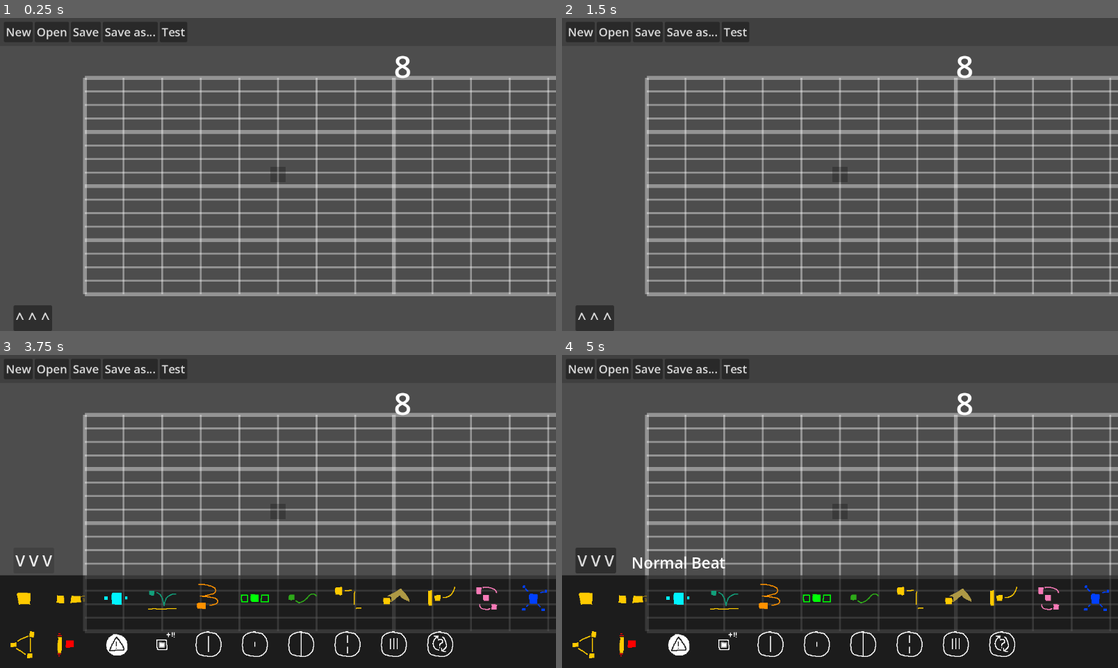
Above: before the commit, frames 1-4 (two rows, left to right).
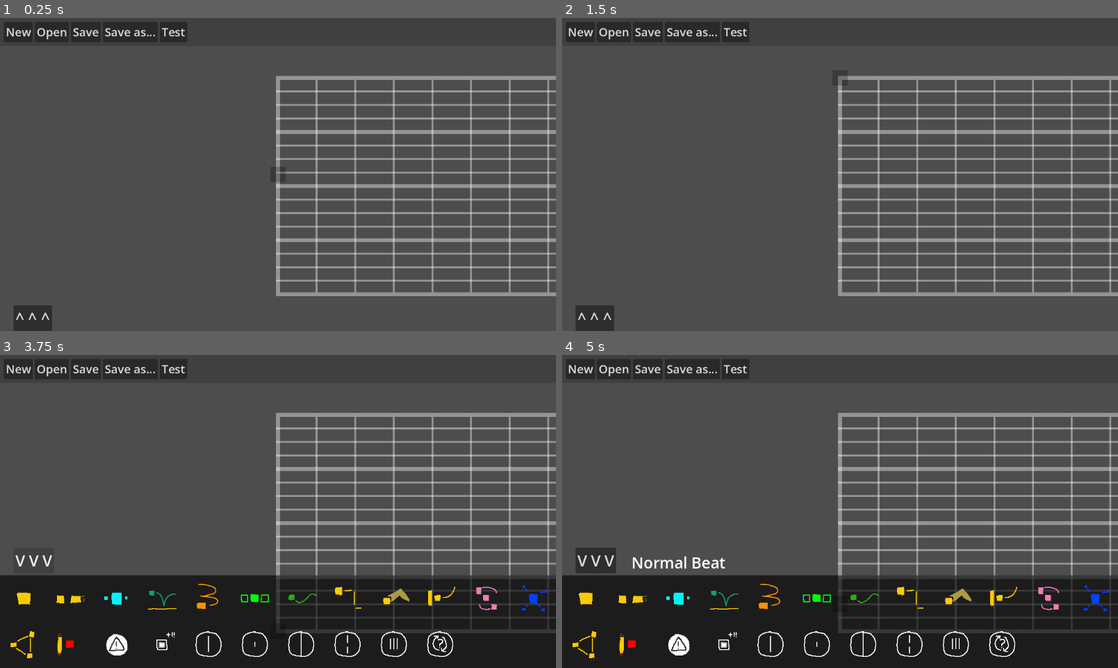
Above: after the commit, the same moments.

Repository: CE-Studio/TripMaker
Game: Godot game, scene res://scenes/editor_beat.tscn
Two runs of this game, one before a commit and one after it. Both use one fixed random seed, a clock stepped at 60 frames per second and the inputs below. Before the commit the project starts from res://scenes/editor.tscn.
Inputs (mouse positions are in pixels of both pictures, inside the frame that each line leads up to):
- Up to frame 1 (0.25 s): no input
- Up to frame 2 (1.5 s): click "New" at 0.5 s; click "New" at 1.25 s
- Up to frame 3 (3.75 s): click "Open" at 2 s; click "Test" at 2.75 s; click "^ ^ ^" at 3.5 s
- Up to frame 4 (5 s): click (584, 599) at 4.25 s

The runs differ from the first frame. In frame 1, 6.9% of the frame differs, in the area x 14-99%, y 12-89%; in frame 2, 6.9%; in frame 3, 6.3%; in frame 4, 6.3%.

Commit message:
Editor restructuring

Diff:
--- a/scenes/editor.tscn
+++ /dev/null
@@ -1,27 +0,0 @@
-[gd_scene format=3 uid="uid://chjflsmnmstq7"]
-
-[ext_resource type="PackedScene" uid="uid://c3658jgdn5hdi" path="res://scenes/editors/beat_editor_timeline.tscn" id="1_b1cmn"]
-[ext_resource type="Script" uid="uid://mmgaf8m2xuwp" path="res://scripts/editors/editor_scene.gd" id="1_ba0ut"]
-[ext_resource type="PackedScene" uid="uid://4oblnclak7h8" path="res://scenes/editors/editor_main.tscn" id="1_pxqd5"]
-[ext_resource type="PackedScene" uid="uid://b8rb76dje3i1f" path="res://scenes/editors/beat_build_panel_beat.tscn" id="3_q68jb"]
-
-[node name="EditorRoot" type="Node2D" unique_id=1580143505 node_paths=PackedStringArray("ui_main", "active_timeline", "camera")]
-script = ExtResource("1_ba0ut")
-ui_main = NodePath("UICanvasLayer/EditorMain")
-active_timeline = NodePath("BeatEditorTimeline")
-camera = NodePath("Camera2D")
-
-[node name="Camera2D" type="Camera2D" parent="." unique_id=1483603225]
-
-[node name="UICanvasLayer" type="CanvasLayer" parent="." unique_id=986144587]
-layer = 100
-
-[node name="EditorMain" parent="UICanvasLayer" unique_id=2036191018 node_paths=PackedStringArray("active_build_panel", "main_scene") instance=ExtResource("1_pxqd5")]
-active_build_panel = NodePath("BeatBuildPanel")
-main_scene = NodePath("../..")
-
-[node name="BeatBuildPanel" parent="UICanvasLayer/EditorMain" unique_id=211217856 instance=ExtResource("3_q68jb")]
-layout_mode = 1
-
-[node name="BeatEditorTimeline" parent="." unique_id=182580332 node_paths=PackedStringArray("main_editor") instance=ExtResource("1_b1cmn")]
-main_editor = NodePath("..")
--- /dev/null
+++ b/scenes/editor_beat.tscn
@@ -0,0 +1,31 @@
+[gd_scene format=3 uid="uid://chjflsmnmstq7"]
+
+[ext_resource type="Script" uid="uid://bkmjp7up1oegg" path="res://scripts/editors/editor_beat.gd" id="1_v1drp"]
+[ext_resource type="PackedScene" uid="uid://4oblnclak7h8" path="res://scenes/editors/editor_ui.tscn" id="2_f2j0l"]
+[ext_resource type="PackedScene" uid="uid://c3658jgdn5hdi" path="res://scenes/editors/beat_editor_timeline.tscn" id="4_tfiqv"]
+[ext_resource type="Texture2D" uid="uid://bw0wsfy3txmdk" path="res://assets/images/Square.png" id="4_v1drp"]
+
+[node name="EditorRoot" type="Node2D" unique_id=1580143505 node_paths=PackedStringArray("highlight", "camera", "ui", "beat_group")]
+script = ExtResource("1_v1drp")
+highlight = NodePath("Highlight")
+camera = NodePath("Camera2D")
+ui = NodePath("UICanvasLayer/EditorMain")
+beat_group = NodePath("BeatGroup")
+
+[node name="Camera2D" type="Camera2D" parent="." unique_id=1483603225]
+
+[node name="UICanvasLayer" type="CanvasLayer" parent="." unique_id=986144587]
+layer = 100
+
+[node name="EditorMain" parent="UICanvasLayer" unique_id=2036191018 node_paths=PackedStringArray("active_build_panel", "main_scene") instance=ExtResource("2_f2j0l")]
+active_build_panel = NodePath("BeatBuildPanel")
+main_scene = NodePath("../..")
+
+[node name="BeatEditorTimeline" parent="." unique_id=182580332 node_paths=PackedStringArray("editor") instance=ExtResource("4_tfiqv")]
+editor = NodePath("..")
+
+[node name="BeatGroup" type="Node2D" parent="." unique_id=1853149840]
+
+[node name="Highlight" type="Sprite2D" parent="." unique_id=417581694]
+modulate = Color(0, 0, 0, 0.23529412)
+texture = ExtResource("4_v1drp")
--- a/scenes/editors/beat_editor_timeline.tscn
+++ b/scenes/editors/beat_editor_timeline.tscn
@@ -1,15 +1,6 @@
 [gd_scene format=3 uid="uid://c3658jgdn5hdi"]
 
 [ext_resource type="Script" uid="uid://xee8bvyng6in" path="res://scripts/editors/timelines/beat_editor_timeline.gd" id="1_e3m2j"]
-[ext_resource type="Texture2D" uid="uid://bw0wsfy3txmdk" path="res://assets/images/Square.png" id="2_1ptoq"]
-[ext_resource type="PackedScene" uid="uid://dunmp80gyd3bt" path="res://scenes/editors/beat_editor_object.tscn" id="2_2ur5d"]
 
-[node name="BeatEditorTimeline" type="Node2D" unique_id=182580332 node_paths=PackedStringArray("highlight")]
+[node name="BeatEditorTimeline" type="Node2D" unique_id=182580332]
 script = ExtResource("1_e3m2j")
-editor_obj = ExtResource("2_2ur5d")
-sidescrolling = true
-highlight = NodePath("Highlight")
-
-[node name="Highlight" type="Sprite2D" parent="." unique_id=1850425375]
-modulate = Color(0, 0, 0, 0.23529412)
-texture = ExtResource("2_1ptoq")
--- a/scenes/editors/editor_main.tscn
+++ b/scenes/editors/editor_ui.tscn
@@ -1,6 +1,7 @@
 [gd_scene format=3 uid="uid://4oblnclak7h8"]
 
-[ext_resource type="Script" uid="uid://ci6t8i8r5cn54" path="res://scripts/editors/editor_main.gd" id="1_r6l10"]
+[ext_resource type="Script" uid="uid://ci6t8i8r5cn54" path="res://scripts/editors/editor_ui.gd" id="1_r6l10"]
+[ext_resource type="PackedScene" uid="uid://b8rb76dje3i1f" path="res://scenes/editors/build_panel_beat.tscn" id="2_hia2q"]
 
 [sub_resource type="StyleBoxEmpty" id="StyleBoxEmpty_6cjyn"]
 
@@ -11,7 +12,7 @@
 content_margin_bottom = 8.0
 bg_color = Color(0, 0, 0, 0.16470589)
 
-[node name="EditorMain" type="Control" unique_id=2036191018]
+[node name="EditorUI" type="Control" unique_id=2036191018]
 layout_mode = 3
 anchors_preset = 15
 anchor_right = 1.0
@@ -67,3 +68,6 @@
 layout_mode = 2
 theme_override_font_sizes/font_size = 24
 text = "Test"
+
+[node name="BeatBuildPanel" parent="." unique_id=211217856 instance=ExtResource("2_hia2q")]
+layout_mode = 1
--- /dev/null
+++ b/scripts/editors/editor_beat.gd
@@ -0,0 +1,93 @@
+class_name EditorBeat
+extends Node2D
+
+
+#region Variables
+const GRID_COLOR:Color = Color(1.0, 1.0, 1.0, 0.4)
+const GRID_WIDTH:int = 4
+const GRID_BORDER_WIDTH:int = 8
+const TEXT_COLOR:Color = Color(1.0, 1.0, 1.0, 0.75)
+const SECTION_NUM_SIZE:int = 64
+const BEAT_NUM_SIZE:int = 20
+
+var origin:Vector2 = Vector2(0.0, -200.0)
+var grid_scale:Vector2 = Vector2(80.0, 28.0)
+var grid_subdivs:Vector2 = Vector2(0.5, 1.0)
+var vertical_divisions:int = 16
+var vertical_section_size:int = 4
+var horizontal_section_size:int = 8
+var visible_extents:float = 800.0
+var default_font:Font = ThemeDB.fallback_font
+var cam_min_x:float = 0.0
+var cam_max_x:float = 4000.0
+
+var cam_x:float:
+	get():
+		if camera:
+			return camera.position.x
+		return 0.0
+var cam_y:float:
+	get():
+		if camera:
+			return camera.position.y
+		return 0.0
+var window_size:Vector2i:
+	get():
+		return get_viewport_rect().size
+
+var global_mouse_position:Vector2 = Vector2.ZERO
+var highlighted_position:Vector2 = Vector2.ZERO
+var mouse_in_bounds:bool = false
+
+@export var highlight:Node2D
+@export var camera:Camera2D
+@export var ui:Control
+@export var beat_group:Node2D
+#endregion
+
+
+func move_highlight(new_pos:Vector2) -> void:
+	mouse_in_bounds = false
+	if new_pos.x >= 0.0 and new_pos.y >= 0.0 and new_pos.y < vertical_divisions:
+		mouse_in_bounds = true
+	highlight.position = Vector2(
+		clampf(highlighted_position.x, 0.0, INF),
+		clampf(highlighted_position.y, 0.0, vertical_divisions)
+	) * grid_scale + origin
+
+
+func _input(event: InputEvent) -> void:
+	if event is InputEventMouseMotion:
+		var window:Vector2 = window_size
+		var pos:Vector2 = Vector2(event.position)
+		global_mouse_position = pos - Vector2(
+			(window.x * 0.5) - cam_x + origin.x,
+			(window.y * 0.5) - cam_y + origin.y
+		)
+		var scale_factors:Vector2 = Vector2(
+			grid_scale.x * grid_subdivs.x,
+			grid_scale.y * grid_subdivs.y
+		)
+		highlighted_position = Vector2(
+			roundi(global_mouse_position.x / scale_factors.x) * grid_subdivs.x,
+			roundi(global_mouse_position.y / scale_factors.y) * grid_subdivs.y,
+		)
+		move_highlight(highlighted_position)
+
+		if Input.is_action_pressed(&"ui_pan") and camera:
+			camera.position.x -= event.relative.x
+			camera.position.x = clampf(camera.position.x, cam_min_x, cam_max_x)
+
+
+func place_obj(obj:PackedScene, section:int, pos:Vector2) -> void:
+	var new_obj:EditorObject = obj.instantiate()
+	#if new_obj is BeatEditorObject:
+	#	new_obj.type = EditorMain.instance.active_build_panel.selected_element
+	#new_obj.section = section
+	#new_obj.position = pos
+	#EditorMain.section_data[section].objects.append(new_obj)
+	#add_child(new_obj)
+
+
+#func update_cam_max() -> void:
+#	cam_max_x = GRID_SIZE.x * sections * SECTION_SIZE + (ORIGIN.x * 2)
--- a/scripts/editors/editor_scene.gd
+++ b/scripts/editors/editor_scene.gd
@@ -18,7 +18,7 @@
 
 static var instance:EditorScene
 
-@export var ui_main:EditorMain
+@export var ui_main:EditorUI
 @export var active_timeline:EditorTimeline
 @export var camera:Camera2D
 #endregion
@@ -48,19 +48,19 @@
 			camera.position.x = clampf(camera.position.x, CAM_MIN_X, cam_max_x)
 
 
-func append_section(x_offset:float = 0.0, x_add_mod:float = 0.0) -> void:
-	var new_section:Section = Section.new()
-	new_section.id = EditorMain.section_data.size()
-	new_section.start_beat = EditorMain.total_section_beats
-	new_section.start_x = EditorMain.total_section_x + x_offset
-	EditorMain.section_data.append(new_section)
-	EditorMain.total_section_beats += new_section.beats
-	EditorMain.total_section_x += new_section.beats * x_add_mod
+#func append_section(x_offset:float = 0.0, x_add_mod:float = 0.0) -> void:
+#	var new_section:Section = Section.new()
+#	new_section.id = EditorMain.section_data.size()
+#	new_section.start_beat = EditorMain.total_section_beats
+#	new_section.start_x = EditorMain.total_section_x + x_offset
+#	EditorMain.section_data.append(new_section)
+#	EditorMain.total_section_beats += new_section.beats
+#	EditorMain.total_section_x += new_section.beats * x_add_mod
 
 
-func get_section_from_x(x:float) -> int:
-	var closest_i:int = 0
-	for i in range(EditorMain.section_data.size()):
-		if EditorMain.section_data[i].start_x < x:
-			closest_i = EditorMain.section_data[i].id
-	return closest_i
+#func get_section_from_x(x:float) -> int:
+#	var closest_i:int = 0
+#	for i in range(EditorMain.section_data.size()):
+#		if EditorMain.section_data[i].start_x < x:
+#			closest_i = EditorMain.section_data[i].id
+#	return closest_i
--- a/scripts/editors/editor_main.gd
+++ b/scripts/editors/editor_ui.gd
@@ -1,4 +1,4 @@
-class_name EditorMain
+class_name EditorUI
 extends Control
 
 
@@ -9,7 +9,7 @@
 			return active_build_panel.panel_visible
 		return false
 
-static var instance:EditorMain
+static var instance:EditorUI
 
 static var section_data:Array[Section]
 static var total_section_beats:int = 0
--- a/scripts/editors/timelines/beat_editor_timeline.gd
+++ b/scripts/editors/timelines/beat_editor_timeline.gd
@@ -1,102 +1,86 @@
 class_name BeatTimeline
-extends EditorTimeline
+extends Node2D
 
 
 #region Variables
-const ORIGIN:Vector2 = Vector2(-400.0, 24.0)
-const GRID_HEIGHT:int = 16
-const GRID_SIZE:Vector2i = Vector2i(80, 28)
-const GRID_VERT_DIVISION:int = 4
-const SECTION_SIZE:int = 8
-const VISIBLE_SECTION_EXTENT:float = 1200.0
+#const ORIGIN:Vector2 = Vector2(0.0, 24.0)
+#const GRID_HEIGHT:int = 16
+#const GRID_SIZE:Vector2i = Vector2i(80, 28)
+#const GRID_VERT_DIVISION:int = 4
+#const SECTION_SIZE:int = 8
+#const VISIBLE_SECTION_EXTENT:float = 1200.0
 
-var visible_sections:Vector2i = Vector2i.ZERO
+var visible_beats:Vector2i = Vector2i.ZERO
 var mouse_in_bounds:bool = false
 
 var half_height:float:
-	get(): return GRID_SIZE.y * GRID_HEIGHT * 0.5
+	get(): #return GRID_SIZE.y * GRID_HEIGHT * 0.5
+		return editor.grid_scale.y * editor.vertical_divisions * 0.5
 
-@export var editor_obj:PackedScene
+@export var editor:EditorBeat
 #endregion
 
 
 func _ready() -> void:
-	origin = ORIGIN
-	update_cam_max()
-	if main_editor:
-		for i in range(sections):
-			main_editor.append_section(origin.x, GRID_SIZE.x)
+	assert(editor != null, "BEAT timeline must have a parent editor associated with it!")
+	#if main_editor:
+	#	for i in range(sections):
+	#		main_editor.append_section(origin.x, GRID_SIZE.x)
 
 
 func _process(_delta: float) -> void:
-	if main_editor:
-		var last_visible:Vector2i = visible_sections
-		var cam_pos:float = main_editor.cam_x - origin.x
-		var x_scale:float = float(GRID_SIZE.x) * float(SECTION_SIZE)
-		var _min:float = clampf(cam_pos - VISIBLE_SECTION_EXTENT, 0.0, INF)
-		visible_sections.x = floori(_min / x_scale)
-		var _max:float = cam_pos + VISIBLE_SECTION_EXTENT
-		visible_sections.y = clampi(floori(_max / x_scale), 0, sections)
-		if last_visible != visible_sections:
+	if editor:
+		var last_visible:Vector2i = visible_beats
+		var cam_pos:float = editor.cam_x - editor.origin.x
+		var x_scale:float = editor.grid_scale.x
+		var _min:float = clampf(cam_pos - editor.visible_extents, 0.0, INF)
+		visible_beats.x = floori(_min / x_scale)
+		var _max:float = cam_pos + editor.visible_extents
+		visible_beats.y = floori(_max / x_scale)
+		if last_visible != visible_beats:
 			queue_redraw()
 
 
 func _draw() -> void:
-	var start_x:float = origin.x + (visible_sections.x * GRID_SIZE.x * SECTION_SIZE)
-	var x_tiles:int = (visible_sections.y - visible_sections.x) * SECTION_SIZE
-	var num_y:float = origin.y - half_height
+	var start_x:float = editor.origin.x + (visible_beats.x * editor.grid_scale.x)
+	var x_tiles:int = visible_beats.y - visible_beats.x
+	var num_y:float = editor.origin.y
 
 	# Draw horizontal lines
-	for i in range(GRID_HEIGHT + 1):
-		var this_y:float = origin.y - half_height + (GRID_SIZE.y * i)
-		var left:Vector2 = Vector2(start_x, this_y)
-		var right:Vector2 = Vector2(start_x + (GRID_SIZE.x * x_tiles), this_y)
-		var width:int = GRID_WIDTH
-		if i % GRID_VERT_DIVISION == 0:
-			width = GRID_BORDER_WIDTH
-		draw_line(left, right, GRID_COLOR, width)
+	for i in range(editor.vertical_divisions + 1):
+		var this_y:float = editor.origin.y + (editor.grid_scale.y * i)
+		var left:Vector2 = Vector2(start_x - (editor.GRID_BORDER_WIDTH * 0.5), this_y)
+		var right:Vector2 = Vector2(start_x + (editor.grid_scale.x * x_tiles)
+			+ (editor.GRID_BORDER_WIDTH * 0.5), this_y)
+		var width:int = editor.GRID_WIDTH
+		if i % editor.vertical_section_size == 0:
+			width = editor.GRID_BORDER_WIDTH
+		draw_line(left, right, editor.GRID_COLOR, width)
 
 	# Draw vertical lines
 	for i in range(x_tiles + 1):
-		var this_x:float = start_x + (GRID_SIZE.x * i)
-		var top:Vector2 = Vector2(this_x, origin.y - half_height)
-		var bottom:Vector2 = Vector2(this_x, origin.y + half_height)
-		var width:int = GRID_WIDTH
-		if i % SECTION_SIZE == 0:
-			width = GRID_BORDER_WIDTH
-		draw_line(top, bottom, GRID_COLOR, width)
+		var this_x:float = start_x + (editor.grid_scale.x * i)
+		var top:Vector2 = Vector2(this_x, editor.origin.y + (editor.GRID_BORDER_WIDTH * 0.5))
+		var bottom:Vector2 = Vector2(this_x,
+			editor.origin.y + (editor.vertical_divisions * editor.grid_scale.y)
+			- (editor.GRID_BORDER_WIDTH * 0.5))
+		var width:int = editor.GRID_WIDTH
+		if (visible_beats.x + i) % editor.horizontal_section_size == 0:
+			width = editor.GRID_BORDER_WIDTH
+		draw_line(top, bottom, editor.GRID_COLOR, width)
 
 	# Draw section numbers
-	for i in range(visible_sections.x, visible_sections.y + 1):
-		var this_x:float = i * GRID_SIZE.x * SECTION_SIZE + origin.x
-		var this_num:String = str(i * SECTION_SIZE)
-		if this_num != "0":
-			draw_string(default_font, Vector2(this_x, num_y), this_num,
-				HORIZONTAL_ALIGNMENT_LEFT, -1, SECTION_NUM_SIZE)
+	for i in range(visible_beats.x, visible_beats.y + 1):
+		if i % editor.horizontal_section_size == 0:
+			var this_x:float = (i * editor.grid_scale.x  + editor.origin.x)
+			var this_num:String = str(i)
+			if this_num != "0":
+				draw_string(editor.default_font, Vector2(this_x, num_y), this_num,
+					HORIZONTAL_ALIGNMENT_LEFT, -1, editor.SECTION_NUM_SIZE)
 
 
-#func _on_highlight_input_event(_viewport: Node, _event: InputEvent, _shape_idx: int) -> void:
-func _input(event: InputEvent) -> void:
-	if event.is_action_pressed(&"ui_mouse_left") and mouse_in_bounds:
-		if editor_obj and BuildPanel.selected_element >= 0:
-			var section:int = EditorScene.instance.get_section_from_x(highlighted_position.x)
-			place_obj(editor_obj, section, highlighted_position)
-
-
-func move_highlight(new_pos:Vector2) -> void:
-	if new_pos.x >= origin.x and abs(new_pos.y - origin.y) <= half_height:
-		new_pos -= origin
-		new_pos = Vector2(
-			roundi(new_pos.x / (GRID_SIZE.x * 0.5)) * (GRID_SIZE.x * 0.5),
-			roundi(new_pos.y / GRID_SIZE.y) * GRID_SIZE.y
-		)
-		new_pos += origin
-		super(new_pos)
-		mouse_in_bounds = true
-	else:
-		mouse_in_bounds = false
-
-
-func update_cam_max() -> void:
-	if main_editor:
-		main_editor.cam_max_x = GRID_SIZE.x * sections * SECTION_SIZE + (ORIGIN.x * 2)
+#func _input(event: InputEvent) -> void:
+#	if event.is_action_pressed(&"ui_mouse_left") and mouse_in_bounds:
+#		if editor_obj and BuildPanel.selected_element >= 0:
+#			var section:int = EditorScene.instance.get_section_from_x(highlighted_position.x)
+#			place_obj(editor_obj, section, highlighted_position)
--- a/scripts/editors/timelines/editor_timeline.gd
+++ b/scripts/editors/timelines/editor_timeline.gd
@@ -26,20 +26,3 @@
 	if main_editor:
 		for i in range(sections):
 			main_editor.append_section()
-
-
-func move_highlight(new_pos:Vector2) -> void:
-	if highlight:
-		highlight.position = new_pos
-	highlighted_position = new_pos
-
-
-func place_obj(obj:PackedScene, section:int, pos:Vector2) -> void:
-	var new_obj:EditorObject = obj.instantiate()
-	if new_obj is BeatEditorObject:
-		new_obj.type = EditorMain.instance.active_build_panel.selected_element
-	new_obj.section = section
-	new_obj.position = pos
-	new_obj.timeline = self
-	EditorMain.section_data[section].objects.append(new_obj)
-	add_child(new_obj)
Renamed: scenes/editors/beat_build_panel_beat.tscn -> scenes/editors/build_panel_beat.tscn
Not shown, added: scripts/editors/editor_beat.gd.uid
Renamed: scripts/editors/editor_main.gd.uid -> scripts/editors/editor_ui.gd.uid
